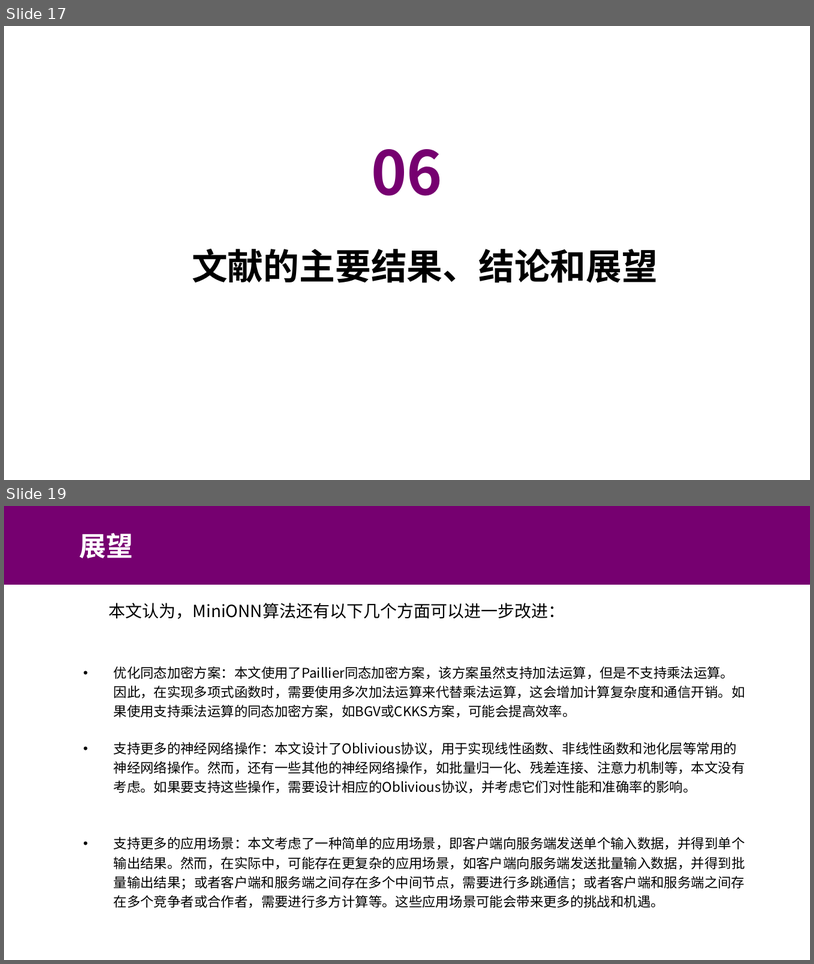
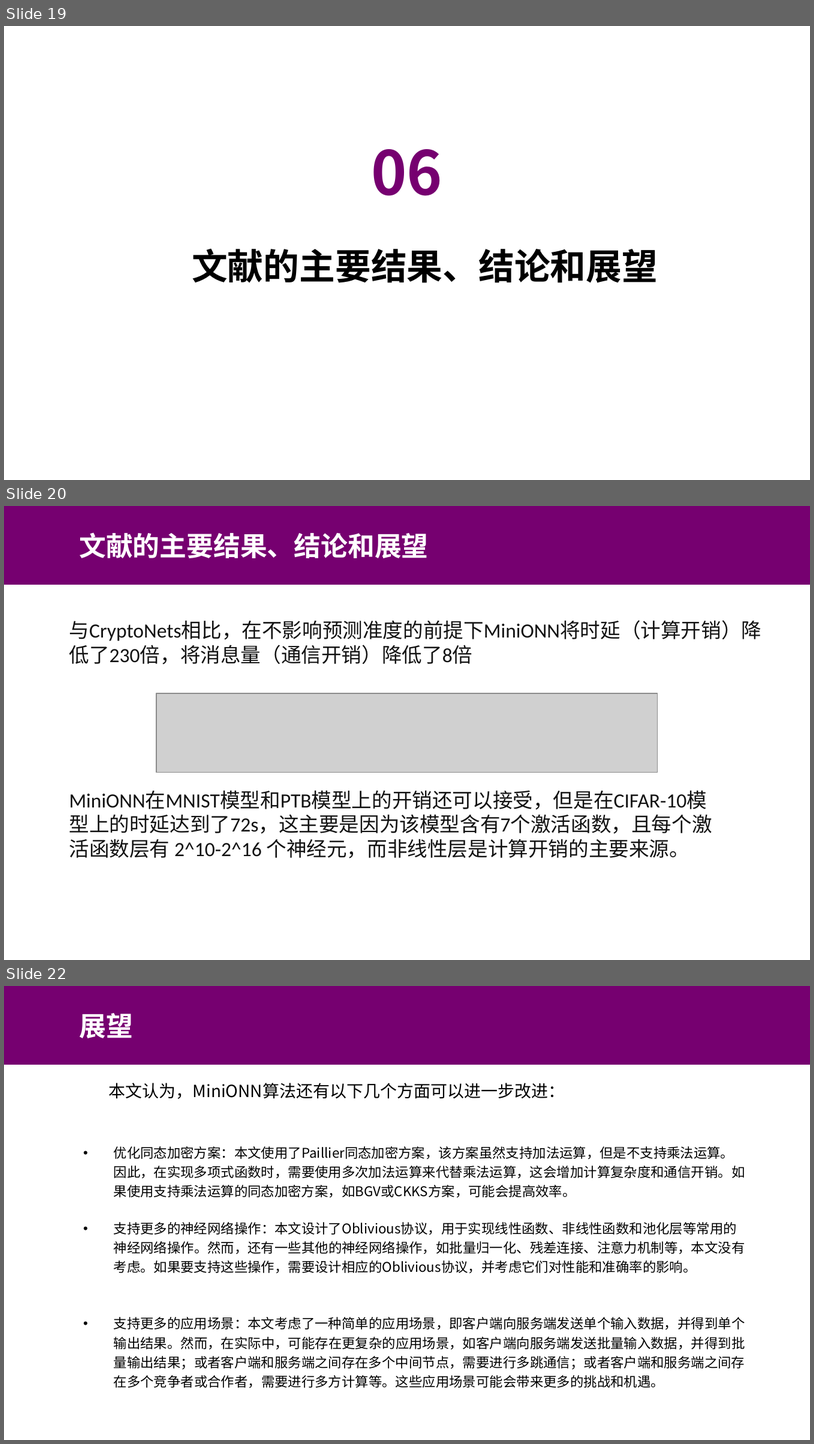
Before and after one commit to Murat2283/For_New_bing_1, a slide deck: 先_大数据安全与隐私_2/Oblivious Neural Network Predictions via MiniONN Transformations.pptx. Shown one above the other, each under a label of ours: slides 17 and 19 before the commit, slides 19, 20 and 22 after it; the slides between them are not shown. The pictures are 814x964 and 814x1444 pixels, drawn with LibreOffice and Linux fonts; fonts in the diff are those of the drawing; grey boxes stand for pictures; background and template pictures are left out. Boxes give left, top, right and bottom in pixels: in the first picture for what was removed or moved away, otherwise in the second. Text is boxed around its words. In the diff, an @@ line names an element or a change of style, - is before the commit and + after.

```diff
--- a/先_大数据安全与隐私_2/Oblivious Neural Network Predictions via MiniONN Transformations.pptx
+++ b/先_大数据安全与隐私_2/Oblivious Neural Network Predictions via MiniONN Transformations.pptx
@@ slide 20 added at (4,506,810,960), background #FFFFFF @@
@@ rectangle added at (4,506,810,584), fill #760070 @@
@@ text added at (79,532,428,558), 24 pt, text #FFFFFF, bold @@
+文献的主要结果、结论和展望
@@ text added at (69,620,762,664), 18 pt, text #121212 @@
+与CryptoNets相比，在不影响预测准度的前提下MiniONN将时延（计算开销）降低了230倍，将消息量（通信开销）降低了8倍
@@ picture added at (156,693,658,772) @@
@@ text added at (69,791,713,858), 18 pt, text #121212 @@
+MiniONN在MNIST模型和PTB模型上的开销还可以接受，但是在CIFAR-10模型上的时延达到了72s，这主要是因为该模型含有7个激活函数，且每个激活函数层有 2^10-2^16 个神经元，而非线性层是计算开销的主要来源。
@@ what was slide 17 is now slide 19 @@
@@ what was slide 19 is now slide 22 @@
```
Also in this commit, not shown: 5 slides changed, 3 other slides added, 1 slide removed, 25 other files.
